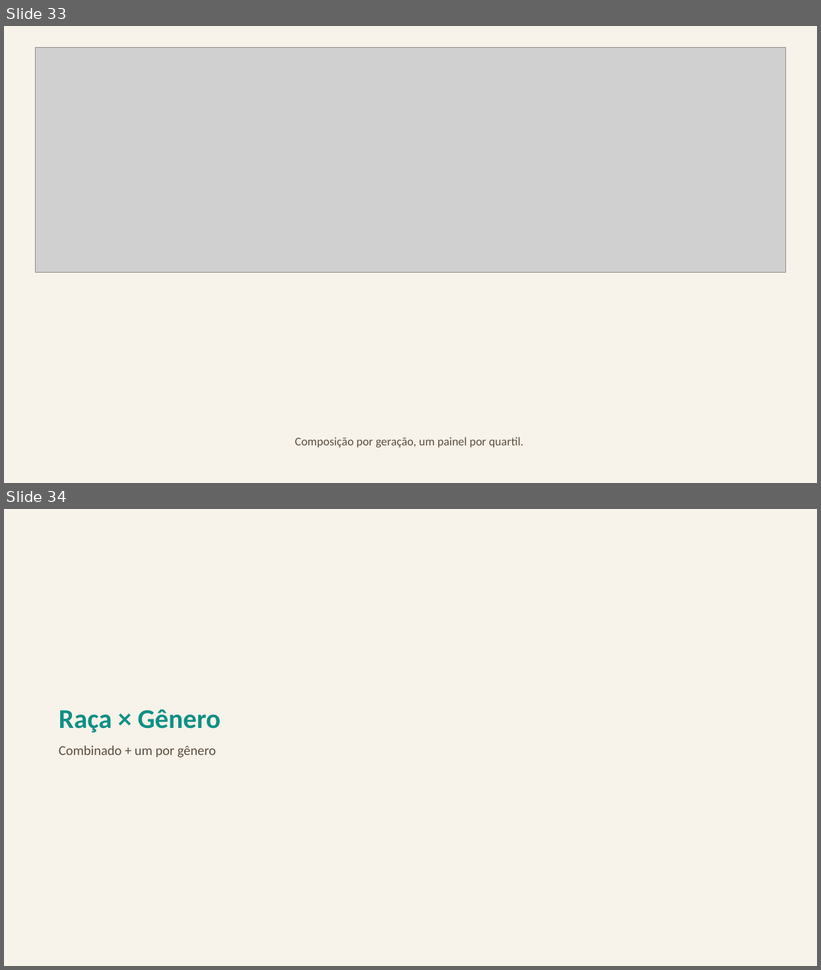
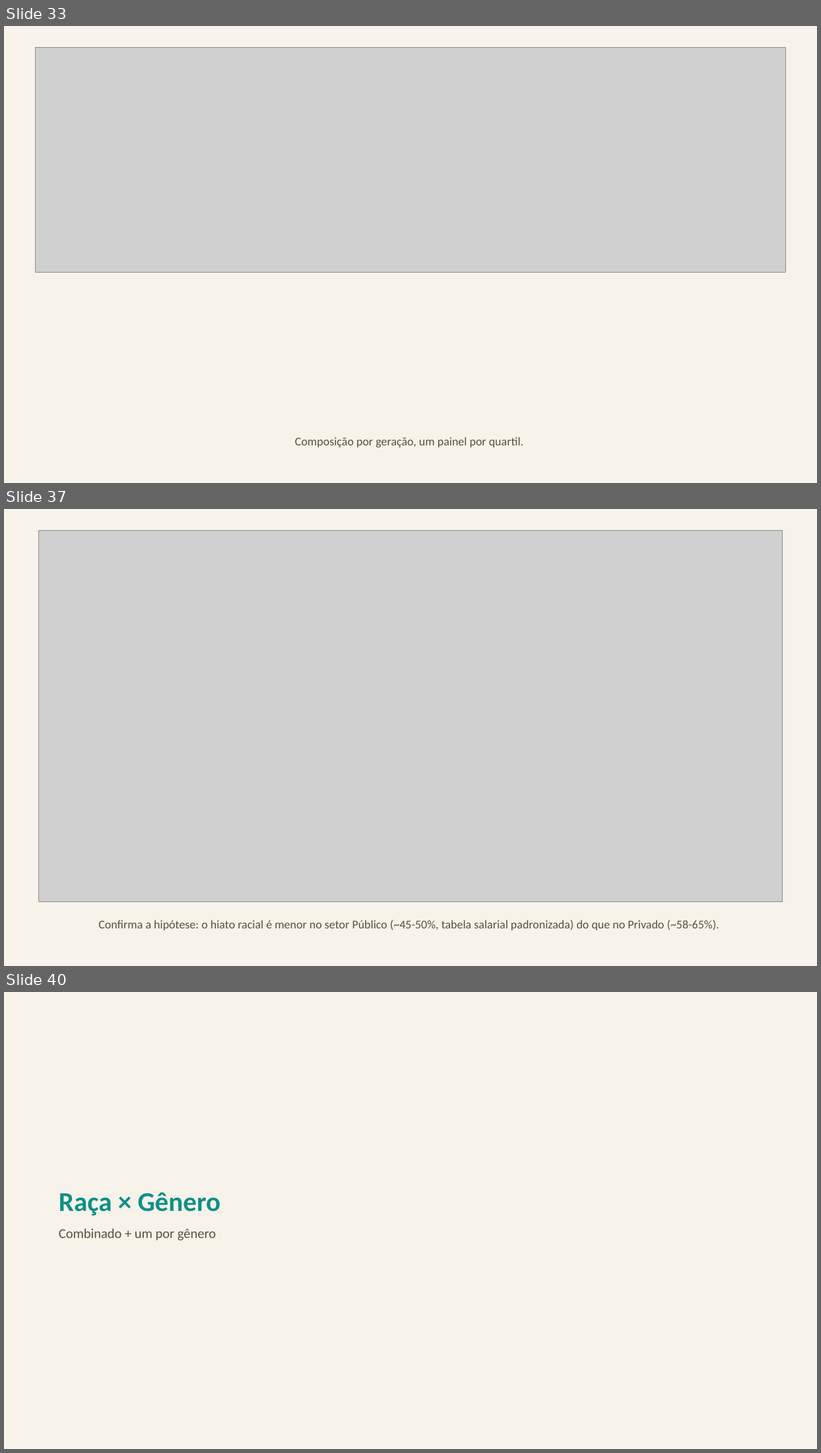
Before and after one commit to FelipeSantanaJ/Hub-Racial-Brasil, a slide deck: docs/Datahub_Racial_Brasil_Fase1.pptx. Shown one above the other, each under a label of ours: slides 33 and 34 before the commit, slides 33, 37 and 40 after it; the slides between them are not shown. The pictures are 821x970 and 821x1453 pixels, drawn with LibreOffice and Linux fonts; fonts in the diff are those of the drawing; grey boxes stand for pictures. Boxes give left, top, right and bottom in pixels: in the first picture for what was removed or moved away, otherwise in the second. Text is boxed around its words. In the diff, an @@ line names an element or a change of style, - is before the commit and + after.

Commit message:
Adiciona Gini/Theil por raça, setor econômico, setor público/privado e sobre-qualificação
Cinco análises sugeridas e validadas com o usuário (menu de opções) antes
de implementar:

- Gini por raça: função já existente no código (portada do notebook
  original), nunca usada até agora. Achado: Branca tem Gini mais alto
  (mais desigualdade interna) que Negra — não indica "situação melhor",
  reflete uma distribuição mais comprimida perto da base.
- Decomposição de Theil (entre/dentro dos grupos): nova função em
  pnadc_core.py, validada com 3 casos sintéticos antes de usar em dados
  reais. Achado: só ~7% da desigualdade total de renda vem de diferença
  ENTRE raças — 93% é dentro de cada raça, mostrando que a desigualdade
  brasileira é multifatorial (sem diminuir o hiato racial em si).
- Setor de atividade econômica (VD4010): variável extraída desde o
  início, nunca decodificada. Corrige um bug de zero-padding ANTES de
  usar (mesmo padrão de VD4009/VD4011). Segregação setorial (~10%) é
  menor que ocupacional (~17%).
- Hiato no setor Público vs. Privado: confirma a hipótese de que salário
  de concurso padronizado reduz o hiato racial (~45-50% público vs.
  ~58-68% privado).
- Sobre-qualificação: % com Superior completo em ocupações elementares,
  por raça — Negra com taxa quase o dobro da de Branca.

68 gráficos (era 63), apresentação com 88 slides (era 82), 25 datasets
(era 20).

```diff
--- a/docs/Datahub_Racial_Brasil_Fase1.pptx
+++ b/docs/Datahub_Racial_Brasil_Fase1.pptx
@@ slide 37 added at (4, 509, 817, 966), background #F7F2EA @@
@@ picture added at (39, 530, 783, 902) @@
@@ text added at (98, 920, 719, 931), 14 pt, text #5C4F3F @@
+Confirma a hipótese: o hiato racial é menor no setor Público (~45-50%, tabela salarial padronizada) do que no Privado (~58-65%).
@@ what was slide 34 is now slide 40 @@
```
Also in this commit, not shown: 5 other slides added, 18 other files.
